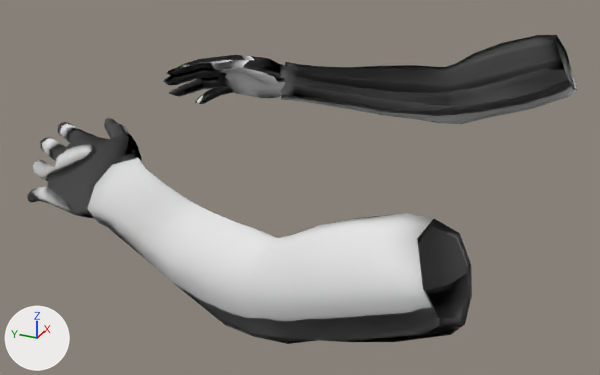
The Blender file Art/personnages/hand.blend as it was, and as the next commit left it.
Both versions are drawn from a 50 mm lens placed at (-19.36, -3.05, 7.73), pointed at (-0.54, 5.42, -1.68). Every picture has the same lights, and +X, +Y and +Z are marked at lower left. The picture after the commit comes second.

Before the edit, the objects in view are built like this:
```python
mat_handmarterial = bpy.data.materials.new('HandMarterial')
mat_handmarterial.use_nodes = True; mat_handmarterial.node_tree.nodes.clear()
_N = mat_handmarterial.node_tree.nodes; _L = mat_handmarterial.node_tree.links
n0 = _N.new('ShaderNodeBsdfPrincipled'); n0.name = 'Principled BSDF'
n1 = _N.new('ShaderNodeOutputMaterial'); n1.name = 'Material Output'
n2 = _N.new('ShaderNodeNormalMap'); n2.name = 'Normal Map'
n3 = _N.new('ShaderNodeTexImage'); n3.name = 'Image Texture'
n3.image = img_handnormal_001
_L.new(n0.outputs[0], n1.inputs[0])  # 'BSDF' to 'Surface'
_L.new(n2.outputs[0], n0.inputs[5])  # 'Normal' to 'Normal'
_L.new(n3.outputs[0], n2.inputs[1])  # 'Color' to 'Color'
me_handplane = bpy.data.meshes.new('HandPlane')
me_handplane.from_pydata(...)  # 1584 vertices, 1600 faces; spans x -8.1..8.1, y -0.7..12.0, z -2.0..1.3
me_handplane.polygons.foreach_set('use_smooth', [True] * 1600)
me_handplane.materials.append(mat_handmarterial)
ob_hand = bpy.data.objects.new('hand', me_handplane)
ob_hand.location = (0.0, 0.0, 0.0)
```
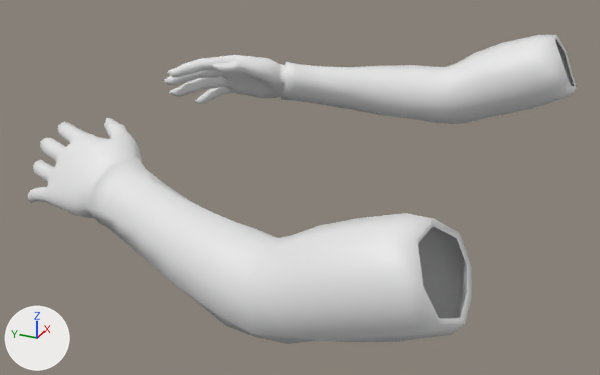
Location of each change, (x1, y1, x2, y2) in pixels of the pictures (600 x 375 px):
'hand', surface changed (grey to white): (27, 35, 577, 344) in both

Diff of the bpy script that builds the scene:
```diff
--- a/Art/personnages/hand.blend.py
+++ b/Art/personnages/hand.blend.py
@@ mat_handmarterial @@
 n0 = _N.new('ShaderNodeBsdfPrincipled'); n0.name = 'Principled BSDF'
 n1 = _N.new('ShaderNodeOutputMaterial'); n1.name = 'Material Output'
-n2 = _N.new('ShaderNodeNormalMap'); n2.name = 'Normal Map'
-n3 = _N.new('ShaderNodeTexImage'); n3.name = 'Image Texture'
-n3.image = img_handnormal_001
 _L.new(n0.outputs[0], n1.inputs[0])  # 'BSDF' to 'Surface'
-_L.new(n2.outputs[0], n0.inputs[5])  # 'Normal' to 'Normal'
-_L.new(n3.outputs[0], n2.inputs[1])  # 'Color' to 'Color'
```
